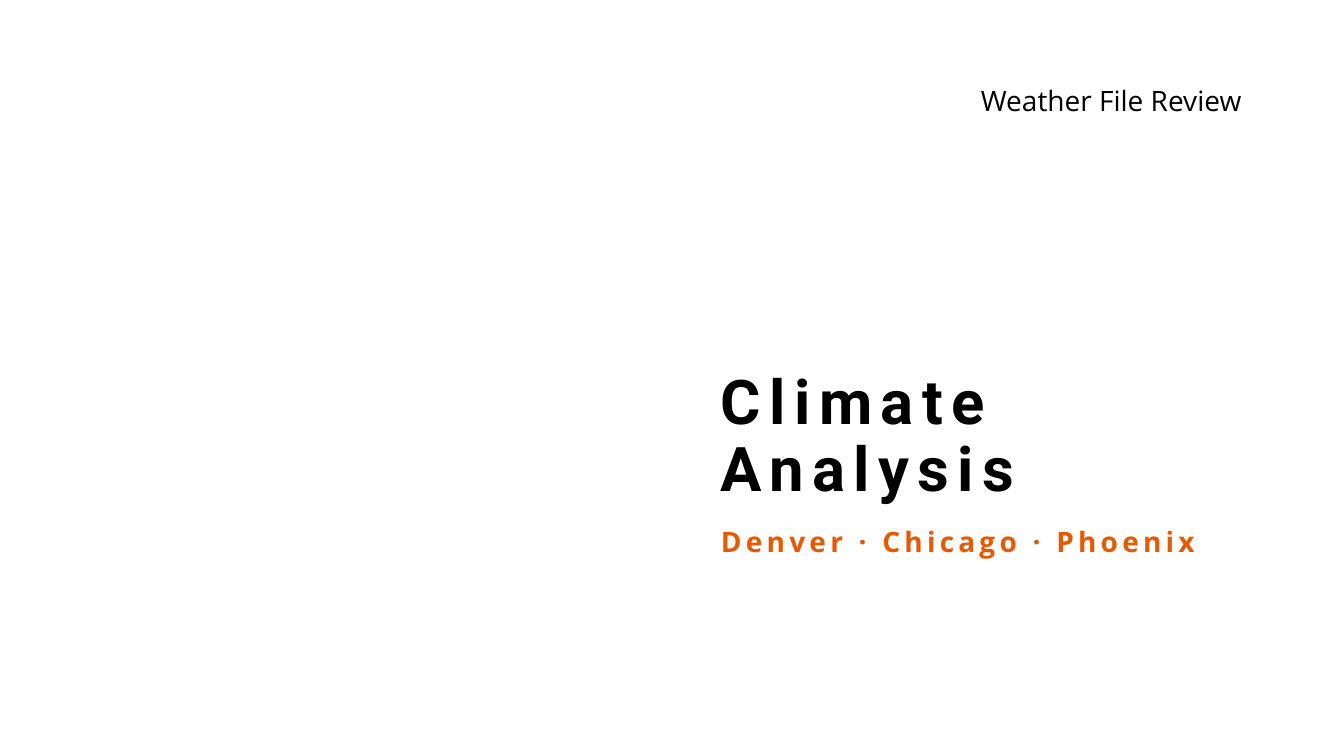
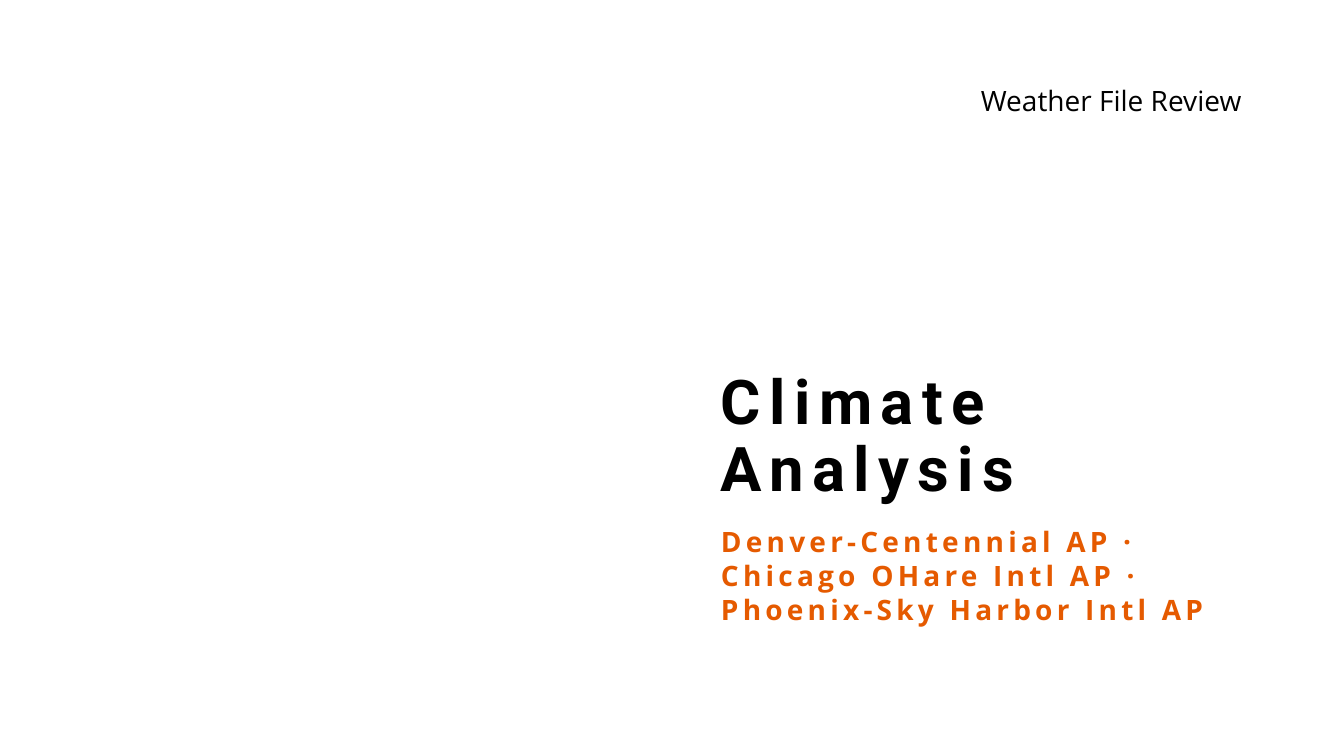
Before and after one commit to A2Efficiency/EXT-epwvis, a slide deck: slide 1 of out/climate-deck.pptx. Drawn at 1344x756 pixels with LibreOffice and Linux fonts; fonts in the diff are those of the drawing; background and template pictures are left out. Boxes give left, top, right and bottom in pixels: in the first picture for what was removed or moved away, otherwise in the second. Text is boxed around its words. In the diff, an @@ line names an element or a change of style, - is before the commit and + after.

```diff
--- a/out/climate-deck.pptx
+++ b/out/climate-deck.pptx
@@ subtitle at bbox=[721, 530, 1203, 627]: text changed @@
-Denver · Chicago · Phoenix
+Denver-Centennial AP · Chicago OHare Intl AP · Phoenix-Sky Harbor Intl AP
```
Also in this commit, not shown: 21 other files.
